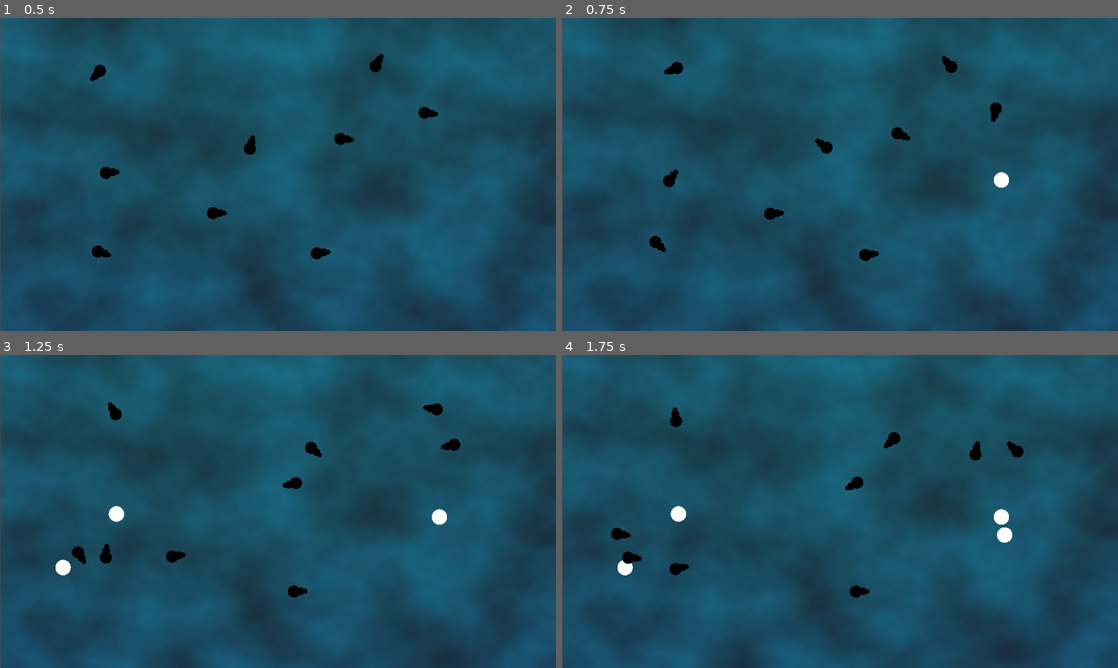
Above: before the commit, frames 1-4 (two rows, left to right).
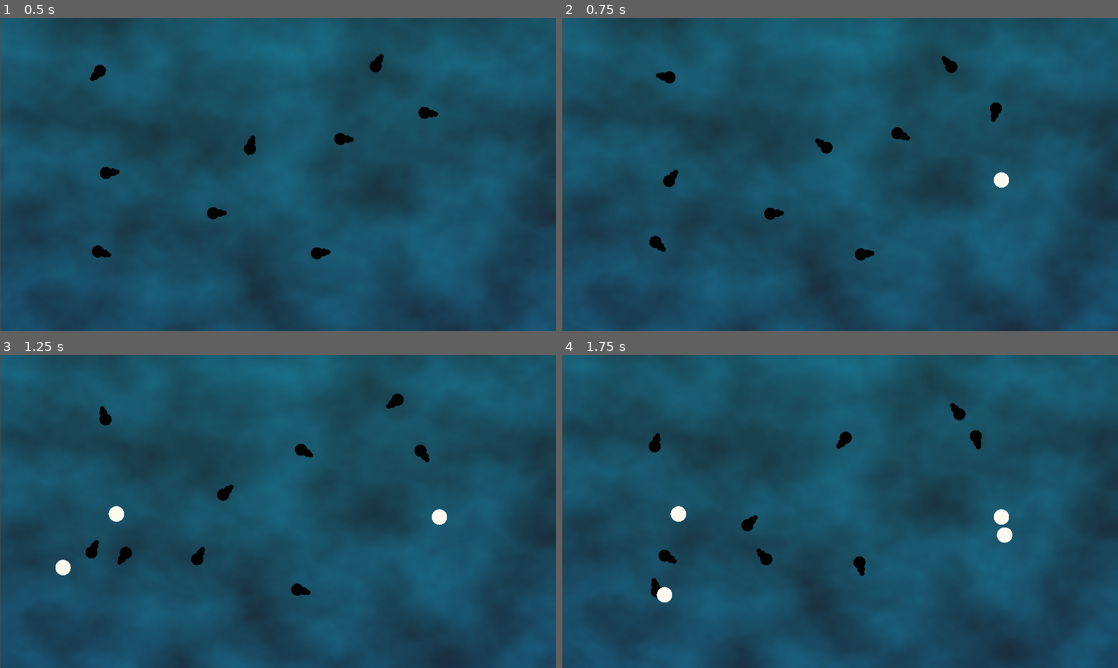
Above: after the commit, the same moments.

Repository: sigmoid/FishGodGame
Game: Godot game, scene res://fish_test_scene.tscn
Same seed, same stepped clock (60 frames per second), same inputs: the game is played once before the commit and once after it.
Inputs (mouse positions are in pixels of both pictures, inside the frame that each line leads up to):
- Up to frame 1 (0.5 s): no input
- Up to frame 2 (0.75 s): tap Enter (ui_accept) at 0.5 s; move the mouse to (962, 158) at 0.52 s; hold T (test) from 0.53 s (still down); click (962, 158) at 0.67 s
- Up to frame 3 (1.25 s): keep holding T (test); tap Enter (ui_accept) at 0.77 s
- Up to frame 4 (1.75 s): move the mouse to (728, 527) at 1.27 s; release T (test) at 1.28 s; tap T (test) at 1.35 s; click (728, 527) at 1.42 s; tap Enter (ui_accept) at 1.52 s

Frame 1 is identical in both runs. In frame 2, 0.2% of the frame differs, in the area x 16-57%, y 14-78%; in frame 3, 1.6%; in frame 4, 1.9%, in the area x 8-83%, y 15-80%.

Commit message:
fix fish brain

Diff:
--- a/Fish.gd
+++ b/Fish.gd
@@ -13,6 +13,7 @@
 
 @export
 var rotate_duration = 0.5
+@onready var fish_brain = $FishBrain
 
 var target_pos = self.position
 
@@ -69,5 +70,9 @@
 	prev_rotation = self.rotation
 	rotate_timer = rotate_duration
 
+	fish_brain.timer = fish_brain.resetDuration
+
+
+
 func ease(x):
 	return 1 - pow(1 - x, 3)
--- a/Item/Item.tscn
+++ b/Item/Item.tscn
@@ -5,9 +5,7 @@
 [sub_resource type="CircleShape2D" id="CircleShape2D_u3qrw"]
 
 [node name="Area2D" type="Area2D" node_paths=PackedStringArray("collision_shape_2d")]
-z_index = -1000
 script = ExtResource("1_hwn7k")
-COLORS = Array[Color]([Color(1, 0.996078, 0.984314, 1), Color(0.388235, 0.878431, 0.388235, 1), Color(0.529412, 0.807843, 0.921569, 1), Color(0.658824, 0.207843, 0.941176, 1), Color(0.85098, 0.647059, 0.137255, 1)])
 collision_shape_2d = NodePath("CollisionShape2D")
 
 [node name="CollisionShape2D" type="CollisionShape2D" parent="."]
--- a/fish_test_scene.tscn
+++ b/fish_test_scene.tscn
@@ -39,47 +39,38 @@
 [node name="Fish" parent="." instance=ExtResource("1_gyc5x")]
 position = Vector2(172, 123)
 scale = Vector2(0.2, 0.2)
-speed = 250
 
 [node name="Fish2" parent="." instance=ExtResource("1_gyc5x")]
 position = Vector2(512, 264)
 scale = Vector2(0.2, 0.2)
-speed = 250
 
 [node name="Fish3" parent="." instance=ExtResource("1_gyc5x")]
 position = Vector2(447, 403)
 scale = Vector2(0.2, 0.2)
-speed = 250
 
 [node name="Fish4" parent="." instance=ExtResource("1_gyc5x")]
 position = Vector2(225, 319)
 scale = Vector2(0.2, 0.2)
-speed = 250
 
 [node name="Fish5" parent="." instance=ExtResource("1_gyc5x")]
 position = Vector2(210, 487)
 scale = Vector2(0.2, 0.2)
-speed = 250
 
 [node name="Fish6" parent="." instance=ExtResource("1_gyc5x")]
 position = Vector2(683, 483)
 scale = Vector2(0.2, 0.2)
-speed = 250
 
 [node name="Fish7" parent="." instance=ExtResource("1_gyc5x")]
 position = Vector2(711, 250)
 scale = Vector2(0.2, 0.2)
-speed = 250
 
 [node name="Fish8" parent="." instance=ExtResource("1_gyc5x")]
 position = Vector2(885, 196)
 scale = Vector2(0.2, 0.2)
-speed = 250
 
 [node name="Fish9" parent="." instance=ExtResource("1_gyc5x")]
 position = Vector2(776, 93)
 scale = Vector2(0.2, 0.2)
-speed = 250
 
 [node name="Spawner" parent="." node_paths=PackedStringArray("spawn_locations") instance=ExtResource("2_fc061")]
 path = "res://Item/Item.tscn"
Not shown: 1 places in fish_test_scene.tscn that only renumber resources
